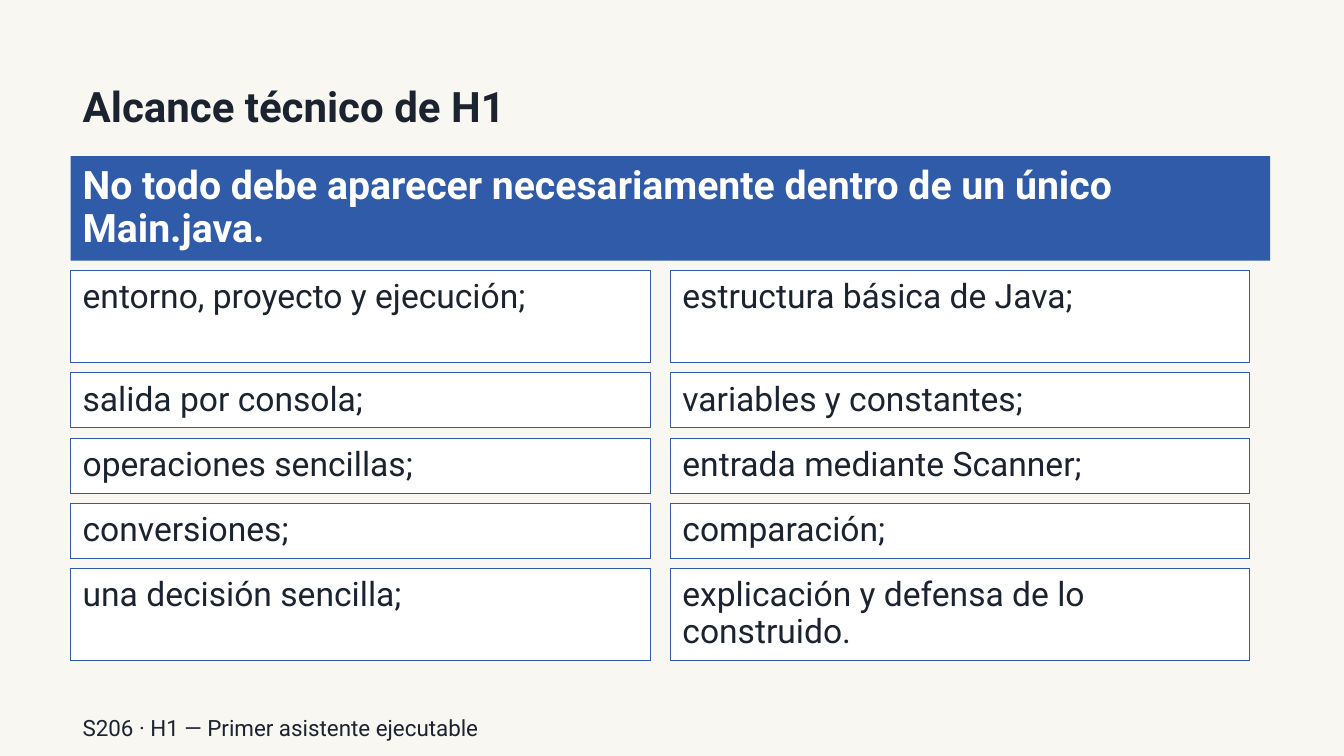
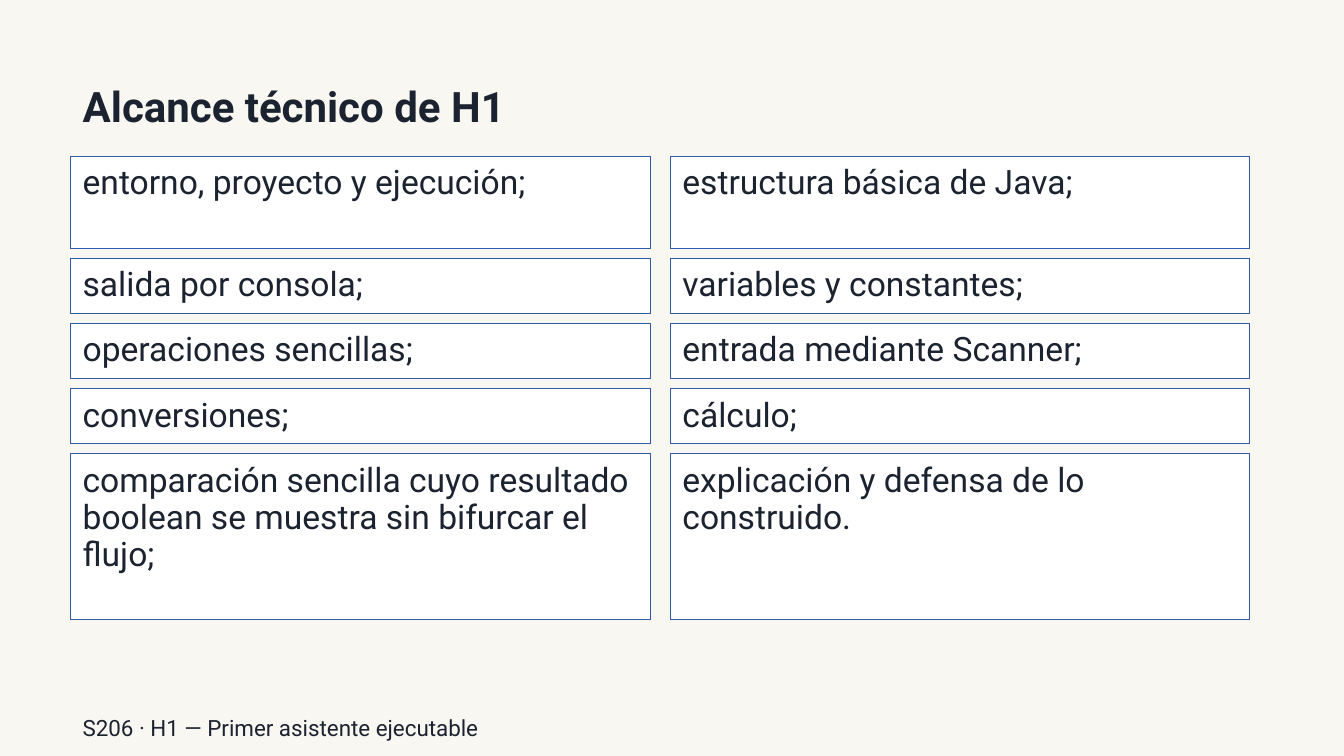
Before and after one commit to llombardero/curso-26-27, a slide deck: slide 5 of 02-PROFESORADO/03-PRESENTACIONES/POR-SESION/h1/S206-presentar-h1-y-delimitar-alcance-presentacion.pptx (slide 4 before the commit). Drawn at 1344x756 pixels with LibreOffice and Linux fonts; fonts in the diff are those of the drawing. Boxes give left, top, right and bottom in pixels: in the first picture for what was removed or moved away, otherwise in the second. Text is boxed around its words. In the diff, an @@ line names an element or a change of style, - is before the commit and + after.

```diff
--- a/02-PROFESORADO/03-PRESENTACIONES/POR-SESION/h1/S206-presentar-h1-y-delimitar-alcance-presentacion.pptx
+++ b/02-PROFESORADO/03-PRESENTACIONES/POR-SESION/h1/S206-presentar-h1-y-delimitar-alcance-presentacion.pptx
@@ rectangle removed at (71,156,1270,261) @@
-No todo debe aparecer necesariamente dentro de un único Main.java.
@@ 7 rectangles: place and size @@
-7 rectangles at (71,271,1250,559)
+7 rectangles at (71,156,1250,445)
@@ rectangle added at (670,389,1250,445), fill #FFFFFF, outline #2F5BA8 0.75 pt, 24 pt, text #1C2330 @@
+cálculo;
@@ rectangle "comparación sencilla cuyo resultado boolean ...": place and size @@
-rectangle "comparación sencilla cuyo resultado boolean ..." at (670,503,1250,559)
+rectangle "comparación sencilla cuyo resultado boolean ..." at (71,454,650,620)
@@ text in rectangle at (83,466,628,573): text changed @@
-comparación;
+comparación sencilla cuyo resultado boolean se muestra sin bifurcar el flujo;
@@ rectangle "explicación y defensa de lo ...": place and size @@
-rectangle "explicación y defensa de lo ..." at (670,569,1250,660)
+rectangle "explicación y defensa de lo ..." at (670,454,1250,620)
@@ rectangle removed at (71,569,650,660) @@
-una decisión sencilla;
```
Also in this commit, not shown: 2 other slides changed, 1 slide added, 1 slide removed, 56 other files.
